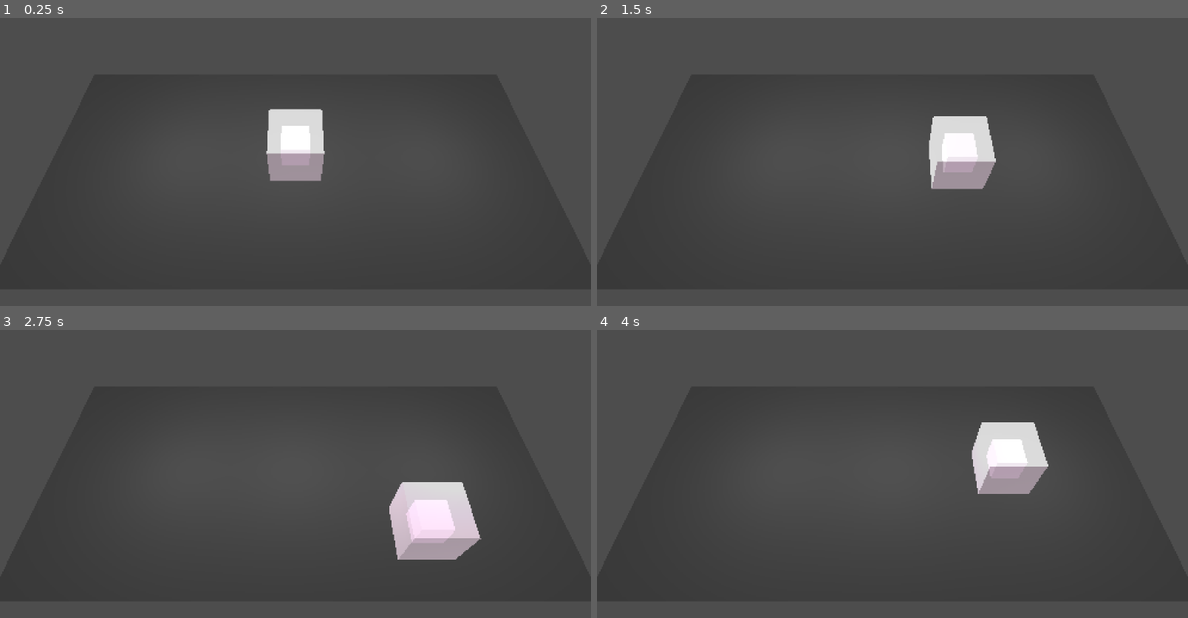
Above: before the commit, frames 1-4 (two rows, left to right).
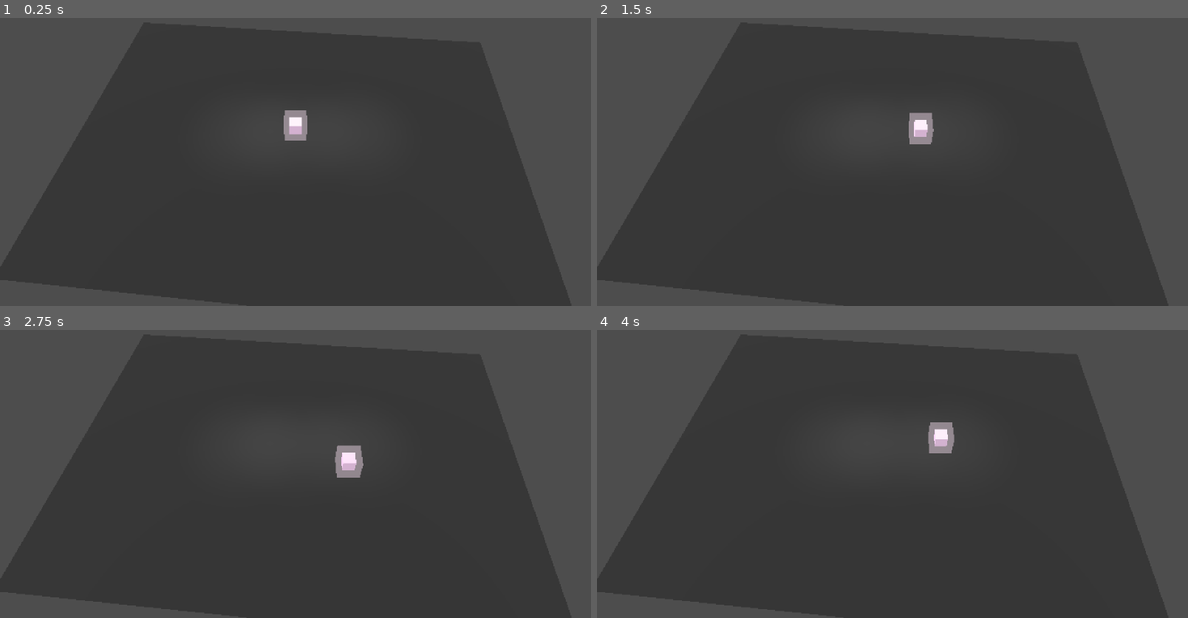
Above: after the commit, the same moments.

Repository: wb-gd/Acerola-Jam-0
Game: Godot game, scene res://Scenes/main.tscn
Two runs of this game, one before a commit and one after it. Both use one fixed random seed, a clock stepped at 60 frames per second and the inputs below.
Inputs:
- Up to frame 1 (0.25 s): no input
- Up to frame 2 (1.5 s): tap Enter (ui_accept) at 0.5, 0.77 s; hold Right (ui_right) 0.53-1.28 s; hold Down (ui_down) from 1.28 s (still down)
- Up to frame 3 (2.75 s): tap Enter (ui_accept) at 1.52 s; release Down (ui_down) at 2.03 s; hold Right (ui_right) from 2.03 s (still down)
- Up to frame 4 (4 s): release Right (ui_right) at 2.78 s; hold Up (ui_up) 2.78-3.53 s; tap Enter (ui_accept) at 3.02, 3.77 s; hold Left (ui_left) from 3.53 s (still down)

The runs differ from the first frame. In frame 1, 2.3% of the frame differs, in the area x 45-55%, y 31-57%; in frame 2, 3.0%; in frame 3, 4.0%, in the area x 56-82%, y 40-80%; in frame 4, 3.2%.

Commit message:
Transparency fix and code updates

Diff:
--- a/Entities/Scripts/entity.gd
+++ b/Entities/Scripts/entity.gd
@@ -2,17 +2,46 @@
 
 class_name Entity
 
+# Expose movement variables
+@export var max_speed: float = 1.5
+@export var accel: float = 10
+@export var friction: float = 5
+
+# Input direction for movement
+var input_dir: Vector2
+
+# Pressed the attack button, to be overridden by subclass
 func attack_press() -> void:
 	pass
 
+# Released the attack button, to be overridden by subclass
 func attack_release() -> void:
 	pass
 
+# Pressed the dodge button, to be overridden by subclass
 func dodge_press() -> void:
 	pass
 
+# Released the dodge button, to be overridden by subclass
 func dodge_release() -> void:
 	pass
 
-func set__input_direction(value: Vector2) -> void:
+# Sets input direction provided by player or AI controller, to be overridden by subclass
+func set__input_direction(_value: Vector2) -> void:
 	pass
+
+# Basic movement, to be overridden by subclass if needed
+func move(delta):
+	var direction = (transform.basis * Vector3(input_dir.x, 0, input_dir.y)).normalized()
+	if direction:
+		velocity.x += direction.x * accel * delta
+		velocity.z += direction.z * accel * delta
+		velocity = velocity.limit_length(max_speed)
+	else:
+		if velocity.length() > friction * delta:
+			velocity.x -= velocity.normalized().x * friction * delta
+			velocity.z -= velocity.normalized().z * friction * delta
+		else:
+			velocity = Vector3(0, velocity.y, 0)
+
+	move_and_slide()
--- a/Entities/Scripts/slime.gd
+++ b/Entities/Scripts/slime.gd
@@ -2,29 +2,9 @@
 
 class_name Slime
 
-@export var max_speed: float = 400
-@export var accel: float = 1600
-@export var friction: float = 600
-
-var input_dir: Vector2
-
+# Override, use the default movement
 func set_input_direction(value: Vector2) -> void:
 	input_dir = value
 
-func move(delta):
-	var direction = (transform.basis * Vector3(input_dir.x, 0, input_dir.y)).normalized()
-	if direction:
-		velocity.x += direction.x * accel * delta
-		velocity.z += direction.z * accel * delta
-		velocity = velocity.limit_length(max_speed)
-	else:
-		if velocity.length() > friction * delta:
-			velocity.x -= velocity.normalized().x * friction * delta
-			velocity.z -= velocity.normalized().z * friction * delta
-		else:
-			velocity = Vector3(0, velocity.y, 0)
-
-	move_and_slide()
-
 func _physics_process(delta):
 	move(delta)
--- a/Entities/slime.tscn
+++ b/Entities/slime.tscn
@@ -11,18 +11,20 @@
 material = SubResource("StandardMaterial3D_qdt0m")
 
 [sub_resource type="StandardMaterial3D" id="StandardMaterial3D_8r5mo"]
+render_priority = 1
 transparency = 1
-albedo_color = Color(0.988235, 0.894118, 0.960784, 0.8)
+shading_mode = 0
+albedo_color = Color(0.988235, 0.894118, 0.960784, 0.443137)
 
 [sub_resource type="BoxMesh" id="BoxMesh_d0yv1"]
 material = SubResource("StandardMaterial3D_8r5mo")
+subdivide_width = 3
+subdivide_height = 3
+subdivide_depth = 3
 
 [node name="Slime" type="CharacterBody3D"]
 transform = Transform3D(1, 0, 0, 0, 1, 0, 0, 0, 1, 0, 0.5, 0)
 script = ExtResource("1_4syqs")
-max_speed = 1.5
-accel = 10.0
-friction = 5.0
 
 [node name="CollisionShape3D" type="CollisionShape3D" parent="."]
 shape = SubResource("BoxShape3D_5a4wg")
--- a/Scenes/Levels/test_level.tscn
+++ b/Scenes/Levels/test_level.tscn
@@ -5,21 +5,25 @@
 
 [sub_resource type="PlaneMesh" id="PlaneMesh_6x16w"]
 material = SubResource("StandardMaterial3D_rnxtx")
-size = Vector2(10, 5)
+size = Vector2(20, 15)
 
 [node name="TestLevel" type="Node3D"]
 
 [node name="MeshInstance3D" type="MeshInstance3D" parent="."]
+transform = Transform3D(0.995496, 0, -0.0948033, 0, 1, 0, 0.0948033, 0, 0.995496, 0, 0, 0)
 mesh = SubResource("PlaneMesh_6x16w")
 
 [node name="DirectionalLight3D" type="DirectionalLight3D" parent="."]
 transform = Transform3D(0.911346, 0, -0.411642, 0.373344, 0.42121, 0.826557, 0.173388, -0.906963, 0.383868, 0, 0, 0)
 
 [node name="OmniLight3D" type="OmniLight3D" parent="."]
-transform = Transform3D(1, 0, 0, 0, 1, 0, 0, 0, 1, 0, 1.45438, 0)
+transform = Transform3D(1, 0, 0, 0, 1, 0, 0, 0, 1, 0, 3.58064, 0)
+light_energy = 2.0
 
 [node name="OmniLight3D3" type="OmniLight3D" parent="."]
-transform = Transform3D(1, 0, 0, 0, 1, 0, 0, 0, 1, 2.75159, 1.45438, 0)
+transform = Transform3D(1, 0, 0, 0, 1, 0, 0, 0, 1, 2.75159, 3.58064, 0)
+light_energy = 2.0
 
 [node name="OmniLight3D2" type="OmniLight3D" parent="."]
-transform = Transform3D(1, 0, 0, 0, 1, 0, 0, 0, 1, -2.36045, 1.45438, 0)
+transform = Transform3D(1, 0, 0, 0, 1, 0, 0, 0, 1, -2.36045, 3.58064, 0)
+light_energy = 2.0
--- a/Scenes/main.tscn
+++ b/Scenes/main.tscn
@@ -30,15 +30,15 @@
 grow_horizontal = 2
 grow_vertical = 2
 stretch = true
-stretch_shrink = 4
+stretch_shrink = 3
 
 [node name="SubViewport" type="SubViewport" parent="SubViewportContainer"]
 handle_input_locally = false
-size = Vector2i(495, 270)
+size = Vector2i(660, 360)
 render_target_update_mode = 4
 
 [node name="Camera3D" type="Camera3D" parent="SubViewportContainer/SubViewport"]
-transform = Transform3D(1, 0, 0, 0, 0.575648, 0.817698, 0, -0.817698, 0.575648, 0, 5.80367, 3.70834)
+transform = Transform3D(1, 0, 0, 0, 0.575648, 0.817698, 0, -0.817698, 0.575648, 0, 12.3927, 9.45214)
 current = true
 fov = 51.4
 
--- a/Scripts/Player.gd
+++ b/Scripts/Player.gd
@@ -8,6 +8,6 @@
 	entity = Game.get_entity(entity_type).instantiate()
 	add_child(entity)
 
-func _physics_process(delta):
+func _physics_process(_delta):
 	var input_dir: Vector2 = Input.get_vector("ui_left", "ui_right", "ui_up", "ui_down")
 	entity.set_input_direction(input_dir)
